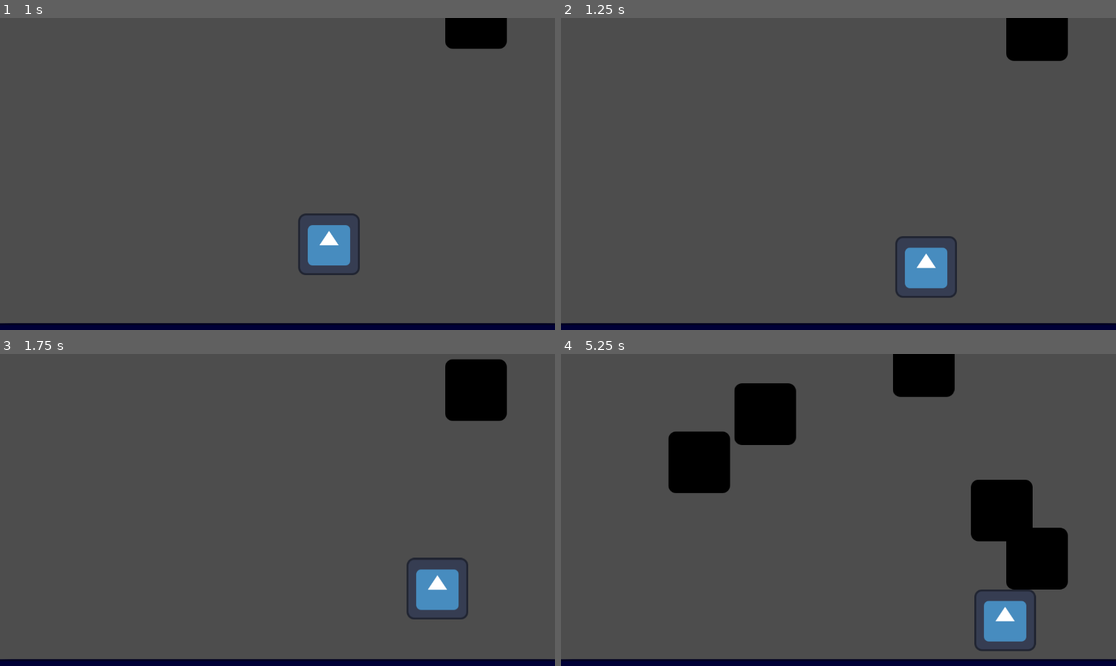
Above: before the commit, frames 1-4 (two rows, left to right).
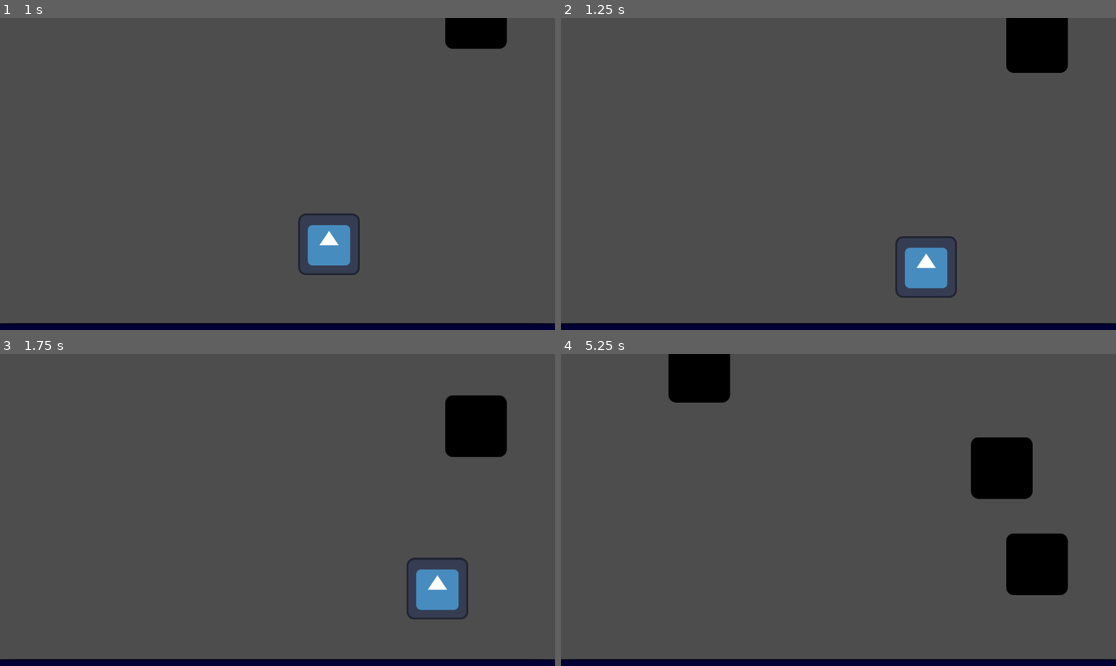
Above: after the commit, the same moments.

Repository: kinteyoi/RunWild3
Game: Godot game, scene res://Entities/Screens/swimming.tscn
Same seed, same stepped clock (60 frames per second), same inputs: the game is played once before the commit and once after it. The project has no main scene, so this scene is started directly. The engine's default icon, where the game draws it, is replaced by a stand-in: a white triangle on a blue panel in a dark square.
Inputs:
- Up to frame 1 (1 s): tap Enter (ui_accept) at 0.5, 0.77 s; hold D (Right) from 0.53 s (still down)
- Up to frame 2 (1.25 s): keep holding D (Right)
- Up to frame 3 (1.75 s): keep holding D (Right); tap Enter (ui_accept) at 1.52 s
- Up to frame 4 (5.25 s): release D (Right) at 2.03 s; hold A (Left) 2.03-2.78 s; hold D (Right) 2.78-4.28 s; tap Enter (ui_accept) at 3.02, 3.77, 4.52 s; hold A (Left) 4.28-5.03 s; hold D (Right) from 5.03 s (still down)

Frame 1 is identical in both runs. In frame 2, 0.4% of the frame differs, in the area x 80-92%, y 11-18%; in frame 3, 2.6%; in frame 4, 12%, in the area x 19-92%, y 0-96%.

Commit message:
Most of the swimming game

Diff:
--- a/Entities/Screens/mini_game_player.tscn
+++ b/Entities/Screens/mini_game_player.tscn
@@ -8,6 +8,7 @@
 height = 166.0
 
 [node name="MiniGamePlayer" type="CharacterBody2D"]
+collision_mask = 3
 script = ExtResource("1_4oew3")
 
 [node name="Sprite2D" type="Sprite2D" parent="."]
--- a/Entities/Screens/rock.tscn
+++ b/Entities/Screens/rock.tscn
@@ -6,8 +6,8 @@
 [sub_resource type="CircleShape2D" id="CircleShape2D_jvlum"]
 radius = 65.0
 
-[node name="Rock" type="CharacterBody2D"]
-collision_mask = 2
+[node name="Rock" type="Area2D"]
+collision_layer = 2
 script = ExtResource("1_18mdk")
 
 [node name="Sprite2D" type="Sprite2D" parent="."]
@@ -19,4 +19,5 @@
 
 [node name="VisibleOnScreenNotifier2D" type="VisibleOnScreenNotifier2D" parent="."]
 
+[connection signal="body_entered" from="." to="." method="_on_body_entered"]
 [connection signal="screen_exited" from="VisibleOnScreenNotifier2D" to="." method="_on_visible_on_screen_notifier_2d_screen_exited"]
--- a/Scripts/rock.gd
+++ b/Scripts/rock.gd
@@ -1,16 +1,19 @@
-extends CharacterBody2D
+extends Area2D
 
 @export var speed = 100
-var direction: Vector2 = Vector2.DOWN
+var direction: Vector2 = Vector2.DOWN * 200
 # Called when the node enters the scene tree for the first time.
-func _ready() -> void:
-	velocity = direction.normalized() * speed
 
 
 # Called every frame. 'delta' is the elapsed time since the previous frame.
 func _physics_process(delta: float) -> void:
-	move_and_collide(velocity * delta)
+	position += direction * delta
 
 
 func _on_visible_on_screen_notifier_2d_screen_exited() -> void:
 	queue_free()
+
+
+func _on_body_entered(body) -> void:
+	print("ehaw")
+	body.queue_free()
--- a/Scripts/swimming.gd
+++ b/Scripts/swimming.gd
@@ -2,8 +2,11 @@
 @onready var rockScene: PackedScene = preload("res://Entities/Screens/rock.tscn")
 @onready var rocks: Node2D = $Rocks
 @onready var path_follow_2d: PathFollow2D = $Path2D/PathFollow2D
+@onready var mini_game_player: CharacterBody2D = $MiniGamePlayer
 
-
+func _process(delta: float) -> void:
+	if mini_game_player == null:
+		Engine.time_scale = 0
 
 func _on_rock_timer_timeout() -> void:
 	var rock = rockScene.instantiate()
